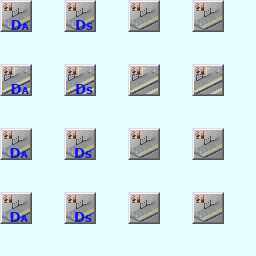
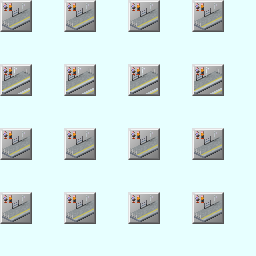
Two versions of the same layered image (256 x 256). Layer-by-layer changes:
removed group "レイヤーグループ #2" (12 layers) over (10, 20, 93, 222)
removed group "Text コピー #2" (2 layers) from group "レイヤーグループ #2" over (10, 212, 92, 222)
renamed "DS #3" to "レイヤーグループ #2", moved it out of group "Text コピー #2", painted on it over (10, 20, 93, 222)
removed layer "DA #3" from group "Text コピー #2" over (10, 212, 28, 222)
removed group "Text コピー #1" (2 layers) from group "レイヤーグループ #2" over (10, 148, 92, 158)
removed layer "DS #2" from group "Text コピー #1" over (75, 148, 92, 158)
removed layer "DA #2" from group "Text コピー #1" over (10, 148, 28, 158)
removed group "Text コピー" (2 layers) from group "レイヤーグループ #2" over (11, 84, 93, 94)
removed layer "DS #1" from group "Text コピー" over (76, 84, 93, 94)
removed layer "DA #1" from group "Text コピー" over (11, 84, 29, 94)
removed group "Text" (2 layers) from group "レイヤーグループ #2" over (11, 20, 93, 30)
removed layer "DS" from group "Text" over (76, 20, 93, 30)
removed layer "DA" from group "Text" over (11, 20, 29, 30)
removed group "レイヤーグループ #1" (4 layers) over (11, 84, 93, 94)
removed layer "貼り付けられたレイヤー #5" from group "レイヤーグループ #1" over (76, 84, 93, 94)
removed layer "貼り付けられたレイヤー #4" from group "レイヤーグループ #1" over (11, 84, 29, 94)
removed group "レイヤーグループ コピー #1" (4 layers) over (10, 212, 92, 222)
removed layer "貼り付けられたレイヤー #12" from group "レイヤーグループ コピー #1" over (10, 212, 28, 222)
removed layer "貼り付けられたレイヤー #13" from group "レイヤーグループ コピー #1" over (75, 212, 92, 222)
removed group "レイヤーグループ コピー" (4 layers) over (10, 148, 92, 158)
removed layer "貼り付けられたレイヤー #8" from group "レイヤーグループ コピー" over (10, 148, 28, 158)
removed layer "貼り付けられたレイヤー #9" from group "レイヤーグループ コピー" over (75, 148, 92, 158)
removed group "レイヤーグループ" (4 layers) over (11, 20, 93, 30)
removed layer "貼り付けられたレイヤー #3" from group "レイヤーグループ" over (11, 20, 29, 30)
…and 1 more changes (1 removed)
